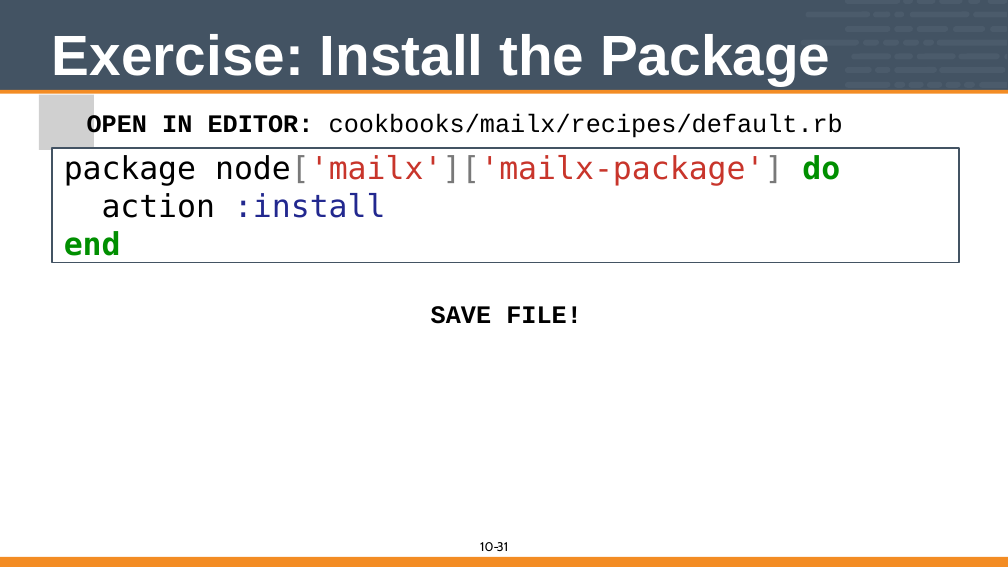
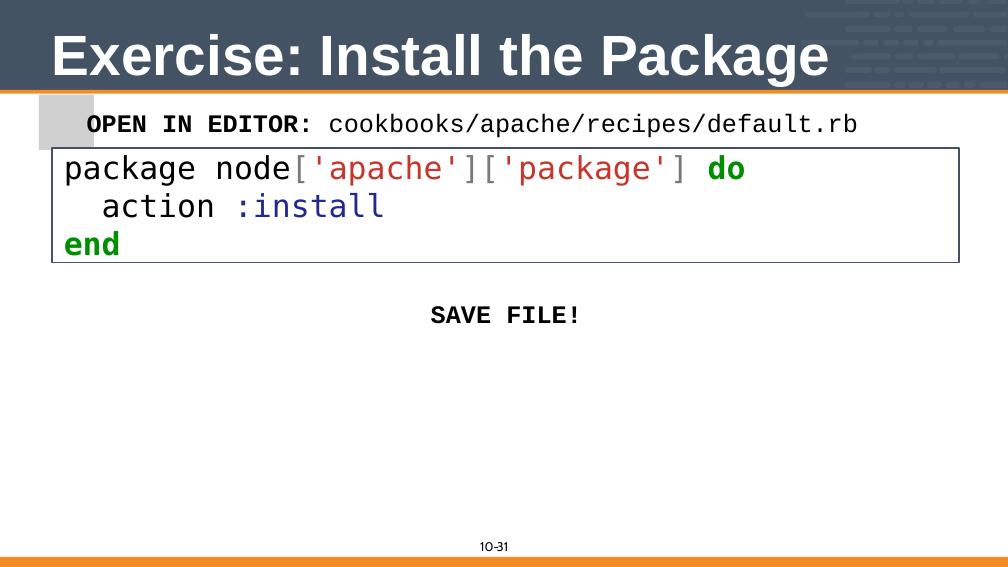
Before and after one commit to vinyar/chef-intermediate, a slide deck: slide 31 of 10-introduction_to_chefspec.pptx. Drawn at 1008x567 pixels with LibreOffice and Linux fonts; fonts in the diff are those of the drawing; grey boxes stand for pictures. Boxes give left, top, right and bottom in pixels: in the first picture for what was removed or moved away, otherwise in the second. Text is boxed around its words. In the diff, an @@ line names an element or a change of style, - is before the commit and + after.

Commit message:
Changed chefspec section to use apache as an example instead of mailx, as the chef_handlers section that included mailx has been changed to use create a file instead of using email

```diff
--- a/10-introduction_to_chefspec.pptx
+++ b/10-introduction_to_chefspec.pptx
@@ text at (87, 114, 858, 141): text changed @@
-OPEN IN EDITOR: cookbooks/mailx/recipes/default.rb
+OPEN IN EDITOR: cookbooks/apache/recipes/default.rb
@@ text in rectangle at (64, 155, 746, 186): text changed @@
-package node['mailx']['mailx-package'] do
+package node['apache']['package'] do
```
Also in this commit, not shown: 8 other slides changed.
